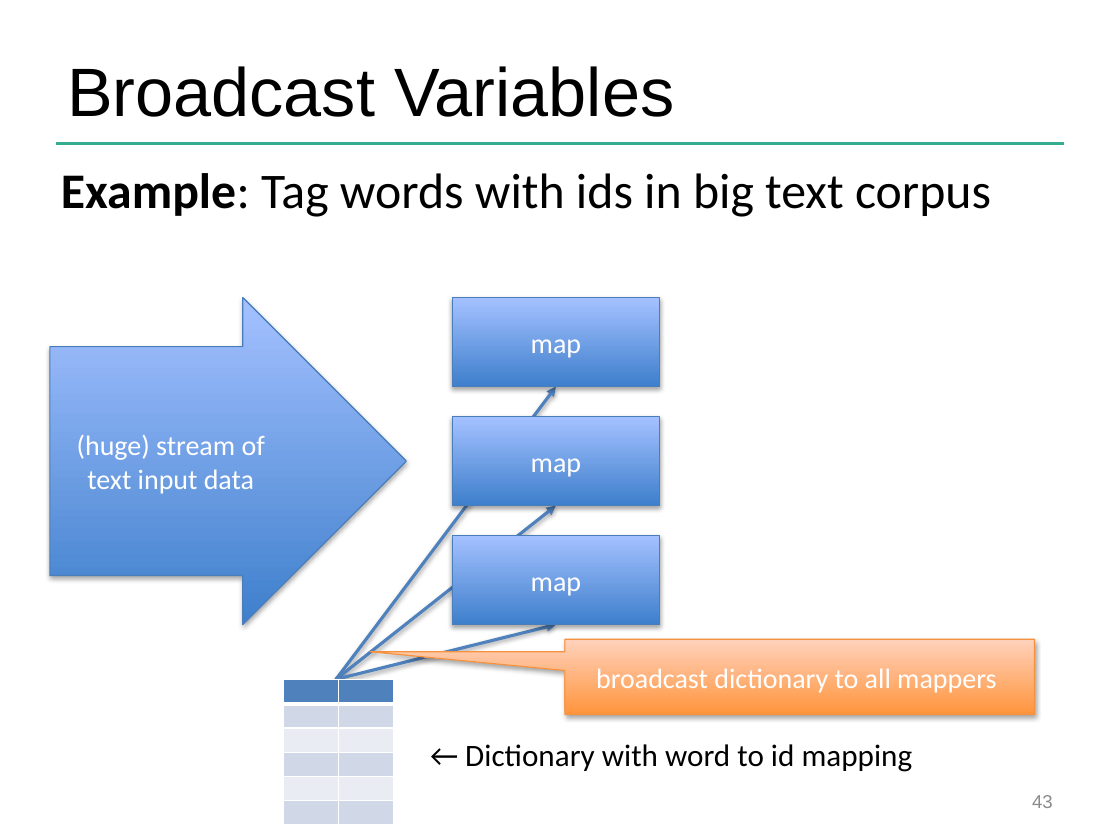
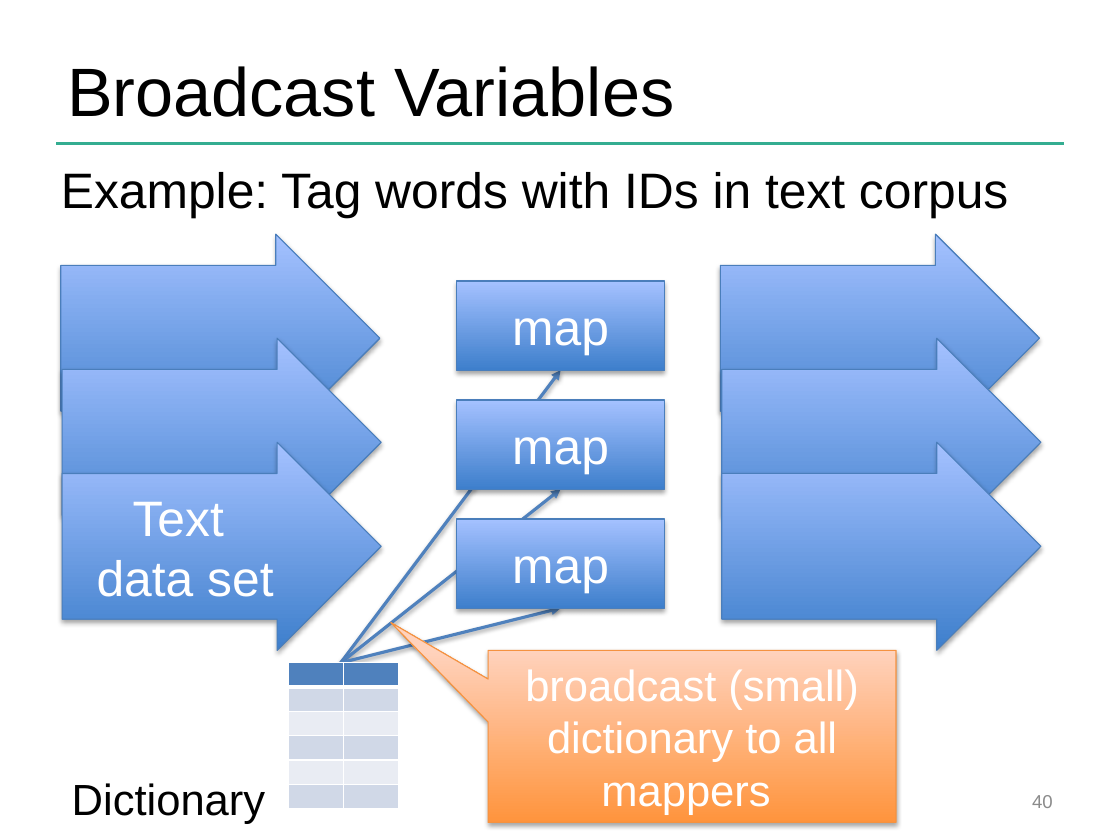
Before and after one commit to dataArtisans/flink-training-web, a slide deck: slide 40 of slides/flink_batch_advanced.pptx (slide 43 before the commit). Drawn at 1120x840 pixels with LibreOffice and Linux fonts; fonts in the diff are those of the drawing; background and template pictures are left out. Boxes give left, top, right and bottom in pixels: in the first picture for what was removed or moved away, otherwise in the second. Text is boxed around its words. In the diff, an @@ line names an element or a change of style, - is before the commit and + after.

```diff
--- a/slides/flink_batch_advanced.pptx
+++ b/slides/flink_batch_advanced.pptx
@@ text at [61,172,1008,219]: text changed; font Calibri to Arial @@
-Example: Tag words with ids in big text corpus
+Example: Tag words with IDs in text corpus
@@ right arrow added at [60,234,380,442], fill gradient #3F80CE to #A4C4FF, outline #4B7EBC 0.75 pt @@
@@ right arrow added at [720,234,1039,442], fill gradient #3F80CE to #A4C4FF, outline #4B7EBC 0.75 pt @@
@@ right arrow added at [62,338,381,547], fill gradient #3F80CE to #A4C4FF, outline #4B7EBC 0.75 pt @@
@@ right arrow added at [721,338,1040,547], fill gradient #3F80CE to #A4C4FF, outline #4B7EBC 0.75 pt @@
@@ right arrow "Text data set": place and size @@
-right arrow "Text data set" at [50,298,407,625]
+right arrow "Text data set" at [62,442,381,651]
@@ right arrow added at [721,442,1040,651], fill gradient #3F80CE to #A4C4FF, outline #4B7EBC 0.75 pt @@
@@ text in right arrow at [97,502,273,597]: text changed; size 18 to 32 pt; font Calibri to Arial @@
-(huge) stream of text input data
+Text
+data set
@@ size 18 to 32 pt, font Calibri to Arial in 3 elements at [457,281,664,371], [457,400,664,489], [457,519,664,608] @@
@@ 3 rectangles, 3 arrows, 1 table: place and size @@
-3 rectangles, 3 arrows, 1 table at [283,298,660,825]
+3 rectangles, 3 arrows, 1 table at [288,281,664,809]
@@ speech box "broadcast (small) dictionary to all ...": place and size @@
-speech box "broadcast (small) dictionary to all ..." at [564,640,1034,715]
+speech box "broadcast (small) dictionary to all ..." at [488,651,896,823]
@@ speech box "broadcast (small) dictionary to all ..." at [488,651,896,823]: proportions changed @@
@@ text in speech box at [525,669,859,815]: text changed; size 18 to 28 pt; font Calibri to Arial @@
-broadcast dictionary to all mappers
+broadcast (small) dictionary to all mappers
@@ text at [72,783,265,824]: text changed; size 20 to 28 pt; font Calibri to Arial @@
-← Dictionary with word to id mapping
+Dictionary
@@ page number at [1032,795,1053,808]: text changed @@
-43
+40
```
Also in this commit, not shown: 34 other slides changed, 12 slides added, 16 slides removed.
